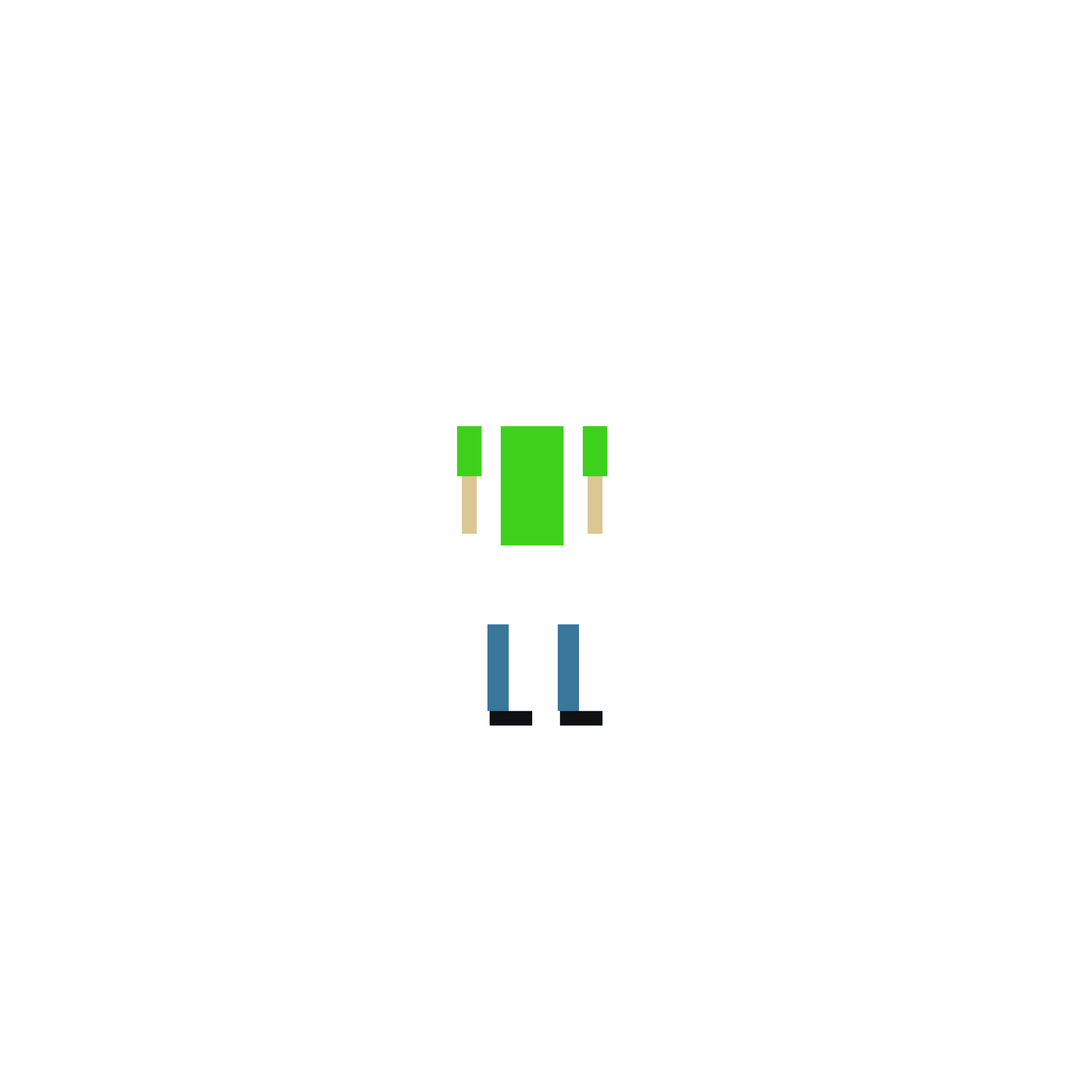
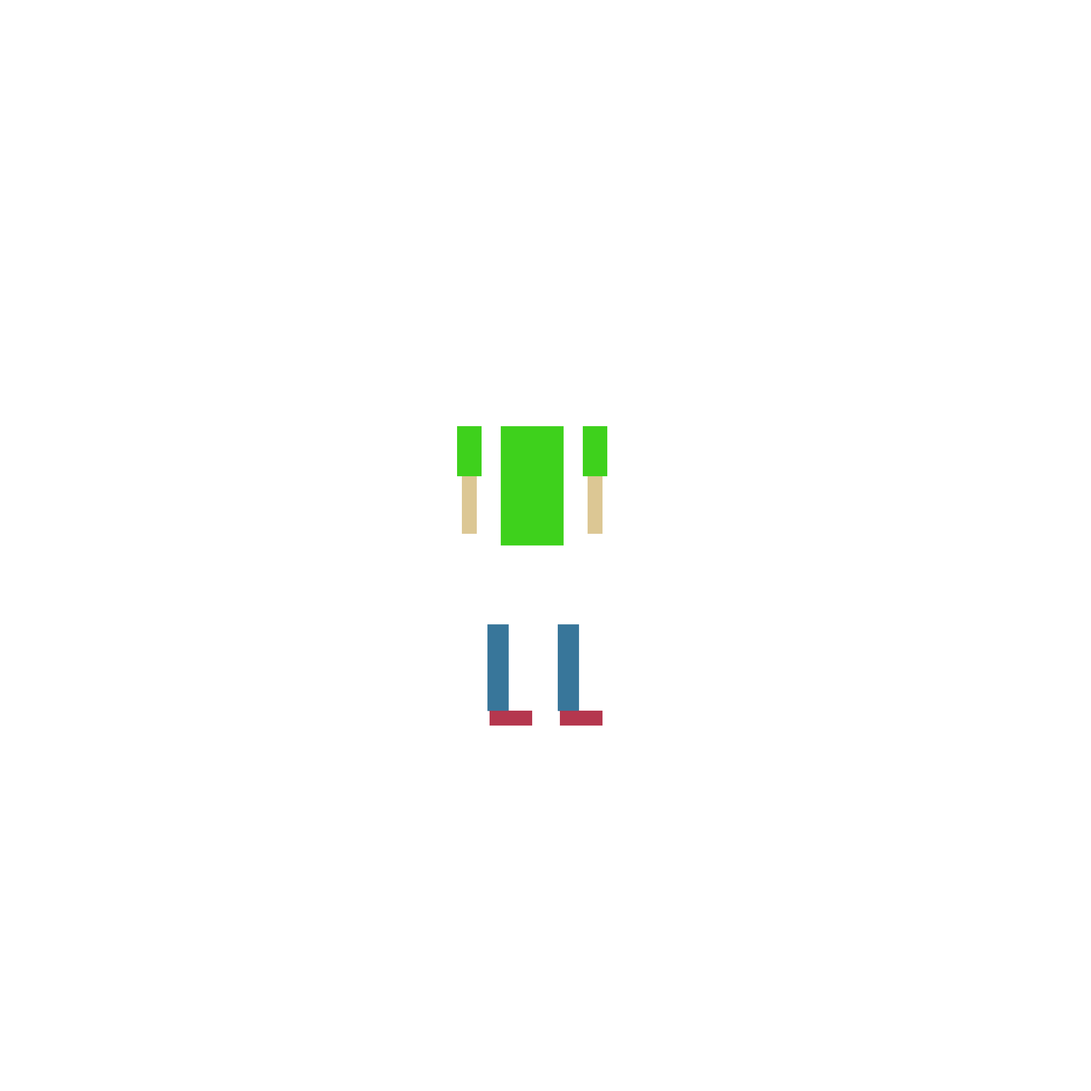
Comparing the layer stacks of the two 1091×1091 images. Changes:
painted on "LegR" over (489, 710, 533, 726)
painted on "LegL" over (559, 710, 603, 726)
